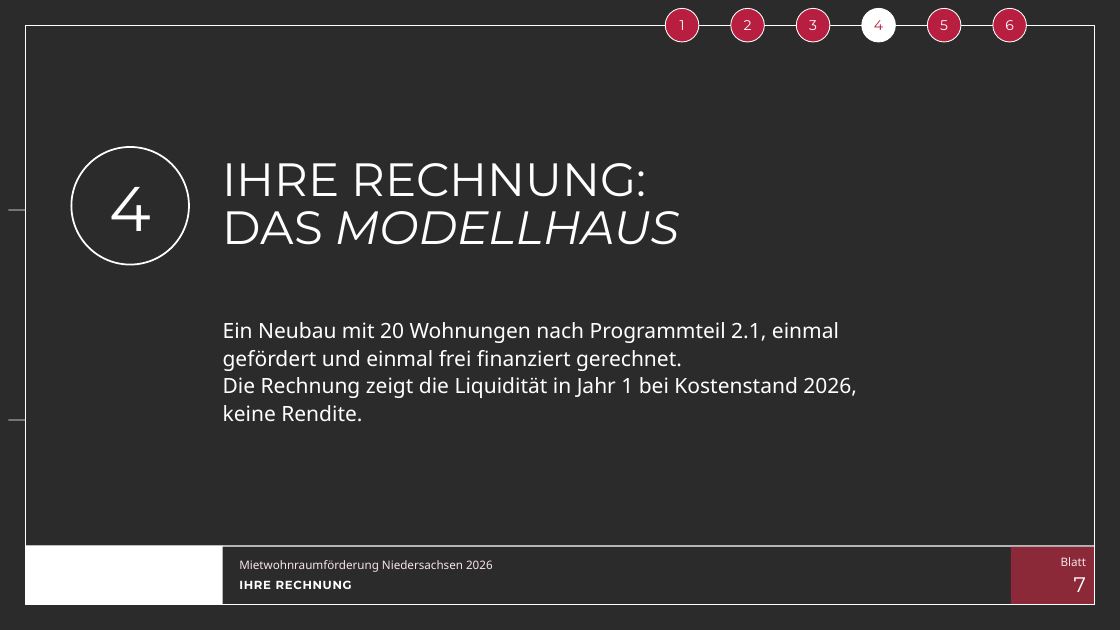
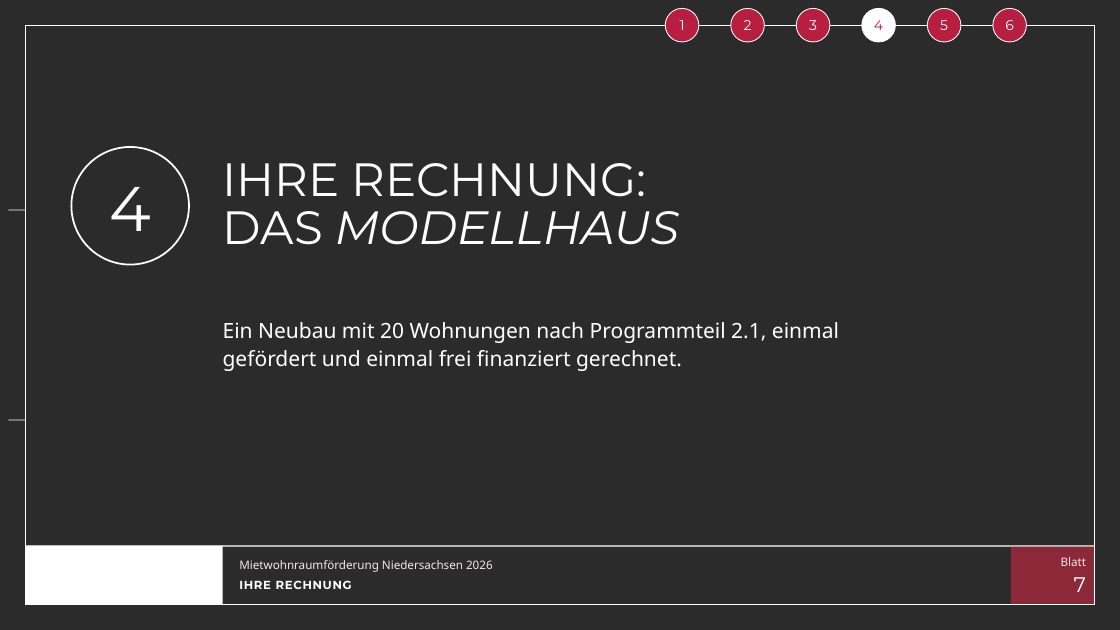
Before and after one commit to vgedaschko/NBank, a slide deck: slide 7 of praesentation/dist/PGN-Mietwohnraumfoerderung-Niedersachsen-2026-Vortrag.pptx. Drawn at 1120x630 pixels with LibreOffice and Linux fonts; fonts in the diff are those of the drawing; background and template pictures are left out; a plain dark background stands for a picture behind light text. Boxes give left, top, right and bottom in pixels: in the first picture for what was removed or moved away, otherwise in the second. Text is boxed around its words. In the diff, an @@ line names an element or a change of style, - is before the commit and + after.

```diff
--- a/praesentation/dist/PGN-Mietwohnraumfoerderung-Niedersachsen-2026-Vortrag.pptx
+++ b/praesentation/dist/PGN-Mietwohnraumfoerderung-Niedersachsen-2026-Vortrag.pptx
@@ text at (223,377,857,422): paragraph removed @@
-Die Rechnung zeigt die Liquidität in Jahr 1 bei Kostenstand 2026, keine Rendite.
```
Also in this commit, not shown: 24 other slides changed, 43 other files.
